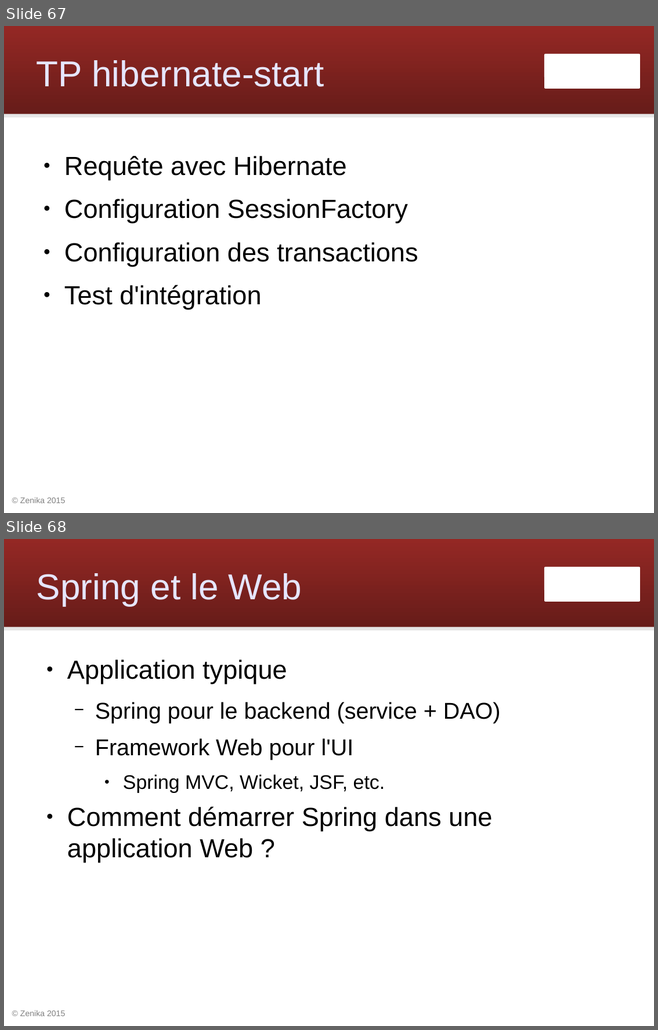
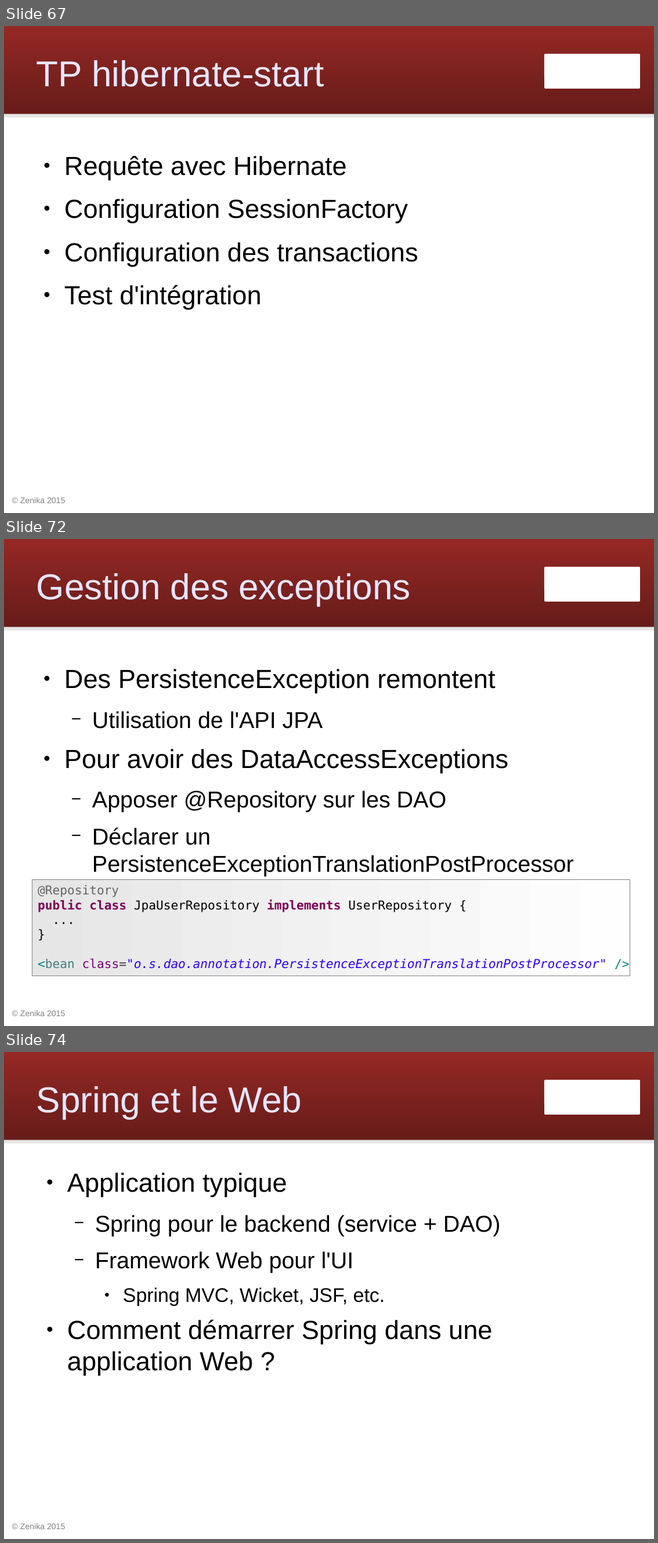
Before and after one commit to Zenika/workshop-spring-core, a slide deck: spring-workshop.odp. Shown one above the other, each under a label of ours: slides 67 and 68 before the commit, slides 67, 72 and 74 after it; the slides between them are not shown. The pictures are 658x1030 and 658x1543 pixels, drawn with LibreOffice and Linux fonts; fonts in the diff are those of the drawing; background and template pictures are left out. Boxes give left, top, right and bottom in pixels: in the first picture for what was removed or moved away, otherwise in the second. Text is boxed around its words. In the diff, an @@ line names an element or a change of style, - is before the commit and + after.

```diff
--- a/spring-workshop.odp
+++ b/spring-workshop.odp
@@ slide 72 added at bbox=[4, 539, 654, 1026], background #FFFFFF; not listed: 4 template elements that a slide beside it also shows @@
@@ title added at bbox=[36, 573, 411, 606], 44 pt, text #E6E6FF @@
+Gestion des exceptions
@@ text added at bbox=[64, 669, 574, 877], 28 pt, text #000000 @@
+● Des PersistenceException remontent
+  − Utilisation de l'API JPA
+● Pour avoir des DataAccessExceptions
+  − Apposer @Repository sur les DAO
+  − Déclarer un PersistenceExceptionTranslationPostProcessor
@@ rectangle added at bbox=[32, 879, 629, 976], fill gradient #E6E6E6 to #FEFEFE, outline #808080 0 pt, 15 pt, text #2A00FF @@
+@Repository
+public class JpaUserRepository implements UserRepository {
+...
+}
+<bean class="o.s.dao.annotation.PersistenceExceptionTranslationPostProcessor" />
@@ what was slide 68 is now slide 74 @@
```
Also in this commit, not shown: 1 slide changed, 5 other slides added, 19 other files.
